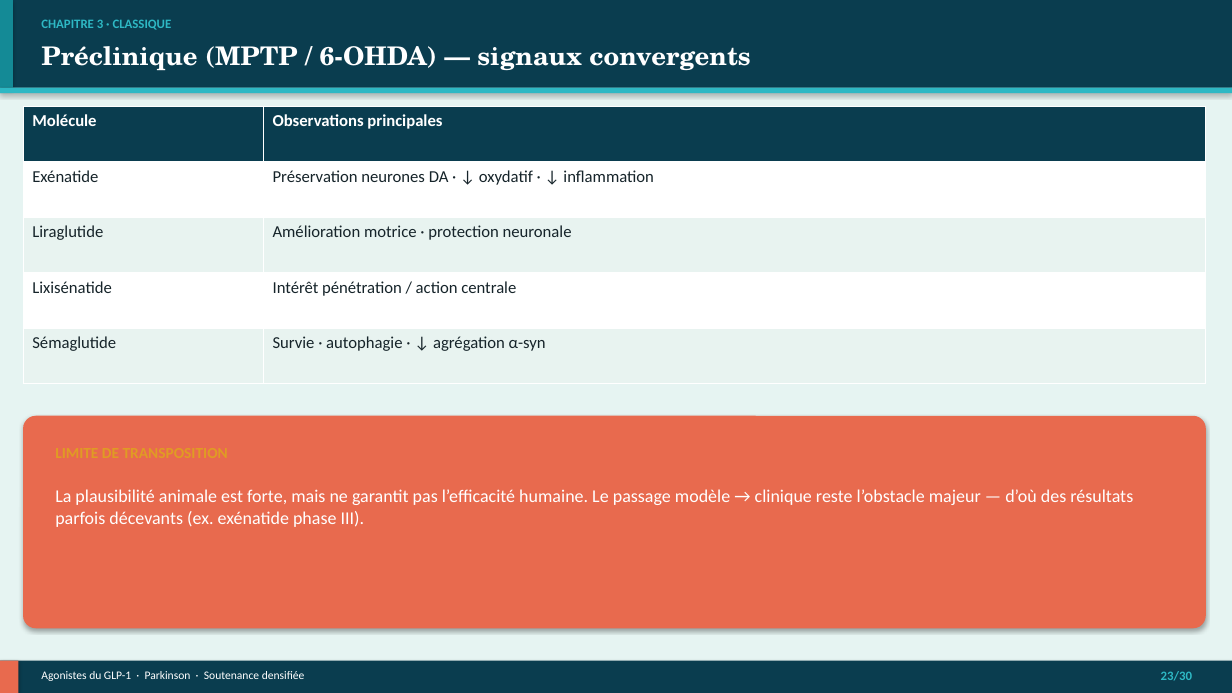
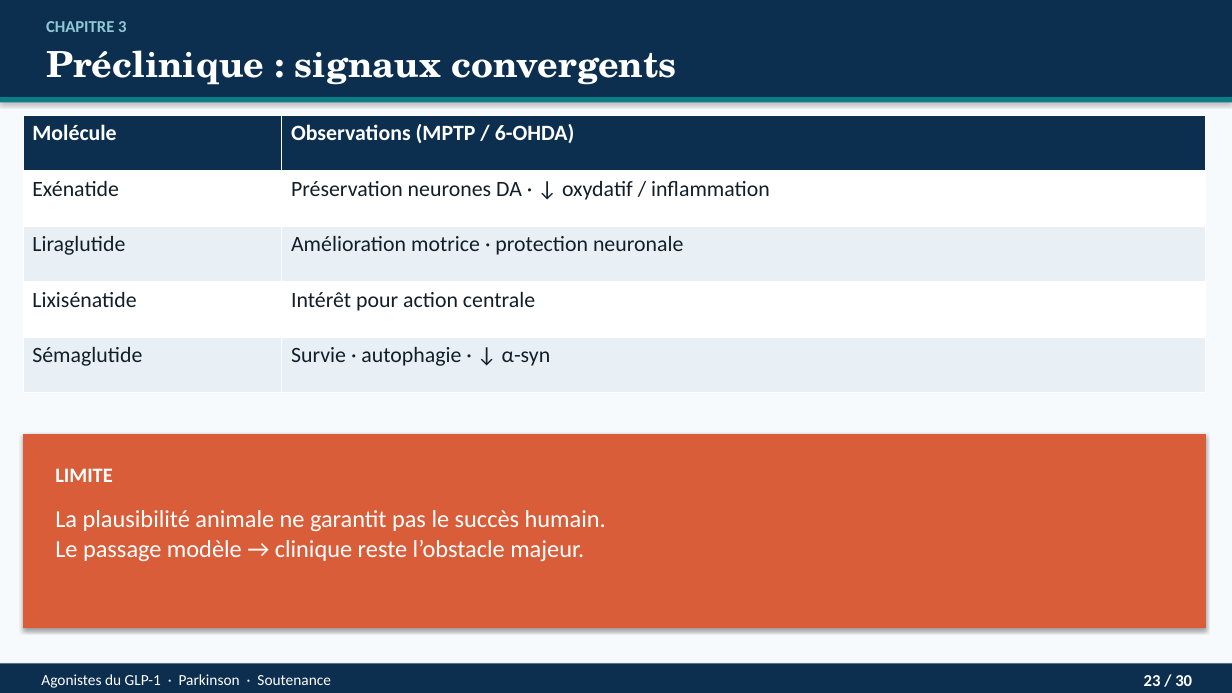
Before and after one commit to Mashtal-Platform/mashtal-platform, a slide deck: slide 23 of docs/presentation/Soutenance_GLP1_Parkinson.pptx. Drawn at 1232x693 pixels with LibreOffice and Linux fonts; fonts in the diff are those of the drawing. Boxes give left, top, right and bottom in pixels: in the first picture for what was removed or moved away, otherwise in the second. Text is boxed around its words. In the diff, an @@ line names an element or a change of style, - is before the commit and + after.

```diff
--- a/docs/presentation/Soutenance_GLP1_Parkinson.pptx
+++ b/docs/presentation/Soutenance_GLP1_Parkinson.pptx
@@ rectangle at [0, 0, 1232, 693]: fill #E6F4F2 to #F7FAFC @@
@@ rectangle: place and size @@
-rectangle at [0, 0, 1232, 88]
+rectangle at [0, 0, 1232, 97]
@@ rectangle at [0, 0, 1232, 97]: fill #0A3D4F to #0D2F4F @@
@@ rectangle removed at [0, 0, 13, 88] @@
@@ text at [46, 21, 126, 32]: text changed; size 10 to 13 pt; text colour #2EB8C4 to #8EC8D4 @@
-CHAPITRE 3 · CLASSIQUE
+CHAPITRE 3
@@ text at [46, 50, 676, 85]: text changed; size 20 to 28 pt @@
-Préclinique (MPTP / 6-OHDA) — signaux convergents
+Préclinique : signaux convergents
@@ rectangle: place and size @@
-rectangle at [0, 88, 1232, 93]
+rectangle at [0, 97, 1232, 103]
@@ rectangle at [0, 97, 1232, 103]: fill #2EB8C4 to #0E7C86 @@
@@ table at [23, 116, 1206, 393] @@
-row 1, column 2: Observations principales
+row 1, column 2: Observations (MPTP / 6-OHDA)
-row 2, column 2: Préservation neurones DA · ↓ oxydatif · ↓ inflammation
+row 2, column 2: Préservation neurones DA · ↓ oxydatif / inflammation
-row 4, column 2: Intérêt pénétration / action centrale
+row 4, column 2: Intérêt pour action centrale
-row 5, column 2: Survie · autophagie · ↓ agrégation α-syn
+row 5, column 2: Survie · autophagie · ↓ α-syn
@@ fill #0A3D4F to #0D2F4F in row 1 @@
@@ fill #E8F3F0 to #E8F0F5 in 4 cells @@
@@ size 13 to 17 pt in "Molécule", "Exénatide", "Liraglutide", "Amélioration motrice · protection neuronale" and 2 more places @@
@@ text colour #16242A to #121E28 in "Exénatide", "Liraglutide", "Amélioration motrice · protection neuronale", "Lixisénatide" and 1 more places @@
@@ table: place and size @@
-table at [23, 106, 1206, 384]
+table at [23, 116, 1206, 393]
@@ rounded rectangle removed at [23, 416, 1206, 628] @@
@@ rectangle added at [23, 434, 1206, 628], fill #D95D39 @@
@@ text added at [55, 468, 113, 482], 16 pt, text #FFFFFF, bold @@
+LIMITE
@@ text at [55, 510, 606, 561]: text changed; size 14 to 19 pt @@
-La plausibilité animale est forte, mais ne garantit pas l’efficacité humaine. Le passage modèle → clinique reste l’obstacle majeur — d’où des résultats parfois décevants (ex. exénatide phase III).
+La plausibilité animale ne garantit pas le succès humain.
+Le passage modèle → clinique reste l’obstacle majeur.
@@ rectangle at [0, 664, 1232, 693]: fill #0A3D4F to #0D2F4F @@
@@ rectangle removed at [0, 661, 18, 693] @@
@@ text at [41, 674, 331, 688]: text changed; size 9 to 12 pt @@
-Agonistes du GLP-1 · Parkinson · Soutenance densifiée
+Agonistes du GLP-1 · Parkinson · Soutenance
@@ text at [1144, 675, 1192, 686]: text changed; size 10 to 13 pt; text colour #2EB8C4 to #FFFFFF @@
-23/30
+23 / 30
```
Also in this commit, not shown: 29 other slides changed, 9 other files.
